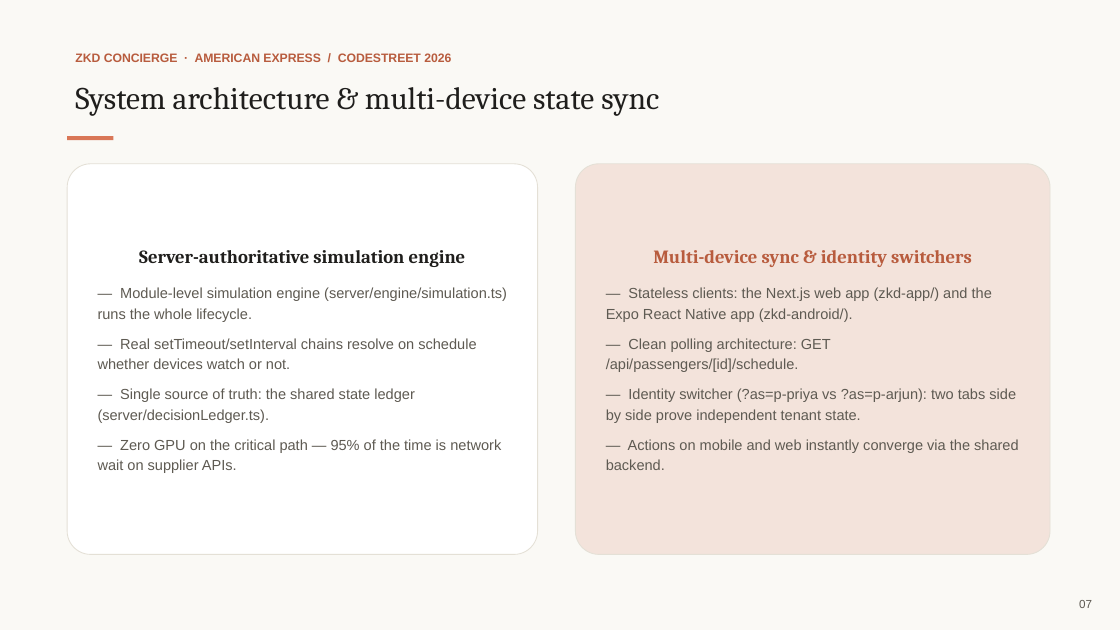
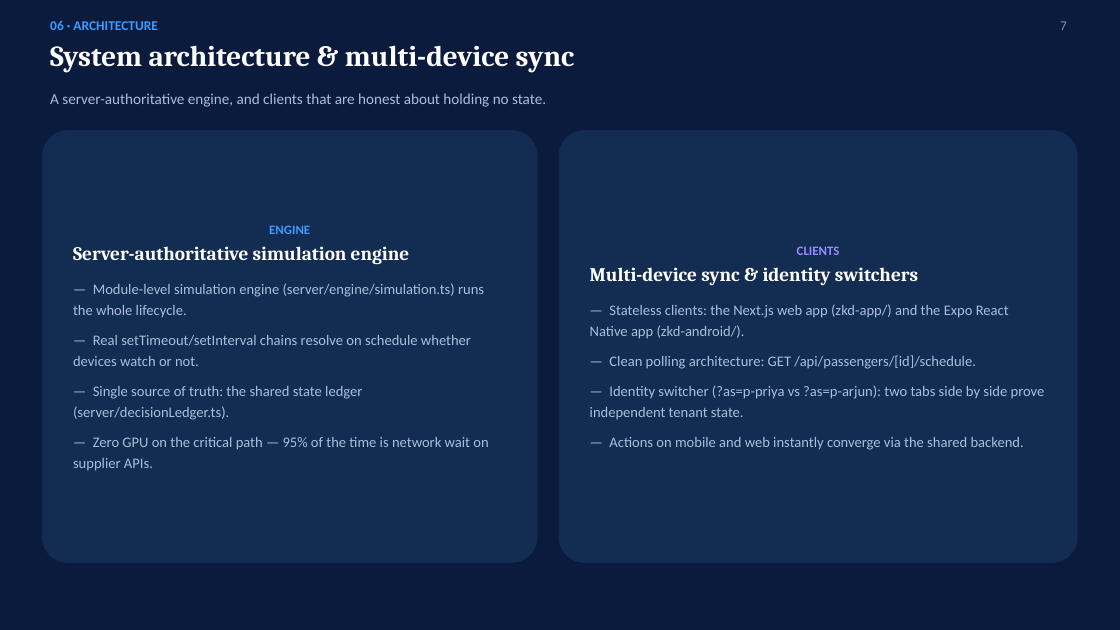
Before and after one commit to Krishna-529/amex-hackathon-2026, a slide deck: slide 7 of assets/deck/ZKD_Concierge_Codestreet_2026.pptx. Drawn at 1120x630 pixels with LibreOffice and Linux fonts; fonts in the diff are those of the drawing. Boxes give left, top, right and bottom in pixels: in the first picture for what was removed or moved away, otherwise in the second. Text is boxed around its words. In the diff, an @@ line names an element or a change of style, - is before the commit and + after.

Commit message:
Restyle pitch deck to match PPT.pptx's design system
Replace the earlier Claude-brand attempt with the team's own visual
language from assets/deck/PPT.pptx: deep navy background, electric-
blue accent (#3D9CFF), Cambria headlines over Calibri body copy, and
colored status labels (red/green/amber/purple) on flat card panels.
Content and slide structure are unchanged.

```diff
--- a/assets/deck/ZKD_Concierge_Codestreet_2026.pptx
+++ b/assets/deck/ZKD_Concierge_Codestreet_2026.pptx
@@ background #FFFFFF to #0A1B3D @@
@@ rectangle removed at [0,0,1120,630] @@
@@ text added at [50,21,157,30], 11.5 pt, text #3D9CFF, bold @@
+06 · ARCHITECTURE
@@ text added at [1060,21,1067,30], 11.5 pt, text #7B94BA @@
+7
@@ text at [50,45,575,73]: text changed; size 27 to 25 pt; text colour #1F1E1C to #FFFFFF; bold on @@
-System architecture & multi-device state sync
+System architecture & multi-device sync
@@ text removed at [75,53,451,62] @@
-ZKD CONCIERGE · AMERICAN EXPRESS / CODESTREET 2026
@@ text added at [50,93,546,107], 13 pt, text #A9BEDC @@
+A server-authoritative engine, and clients that are honest about holding no state.
@@ rounded rectangle "ENGINE": place and size @@
-rounded rectangle "ENGINE" at [67,164,538,555]
+rounded rectangle "ENGINE" at [42,130,538,563]
@@ rounded rectangle "ENGINE" at [42,130,538,563]: fill #FFFFFF to #132C52; outline #E4E0D6 0.75 pt to none @@
@@ rectangle removed at [67,136,113,140] @@
@@ rounded rectangle "CLIENTS": place and size @@
-rounded rectangle "CLIENTS" at [576,164,1050,555]
+rounded rectangle "CLIENTS" at [559,130,1078,563]
@@ rounded rectangle "CLIENTS" at [559,130,1078,563]: fill #F3E3DB to #132C52; outline #E4E0D6 0.75 pt to none @@
@@ text in rounded rectangle at [269,225,310,234]: paragraph added @@
+ENGINE
@@ text in rounded rectangle at [73,246,488,471]: size 16 to 16.5 pt, text colour #1F1E1C to #FFFFFF in "Server-authoritative simulation engine"; font Arial to Calibri, text colour #5E5A52 to #A9BEDC in "— Module-level simulation engine (server/engine/simulation.t ...", "— Real setTimeout/setInterval chains resolve on schedule ...", "— Single source of truth: the shared ...", "— Zero GPU on the critical path ..."; alignment centre to left; less space between paragraphs; line spacing 1.18 to 1.2 @@
@@ text in rounded rectangle at [590,267,1045,450]: size 16 to 16.5 pt, text colour #B85C3E to #FFFFFF in "Multi-device sync & identity switchers"; font Arial to Calibri, text colour #5E5A52 to #A9BEDC in "— Stateless clients: the Next.js web app ...", "— Clean polling architecture: GET /api/passengers/[id]/sched ...", "— Identity switcher (?as=p-priya vs ?as=p-arjun): two ...", "— Actions on mobile and web instantly ..."; alignment centre to left; less space between paragraphs; line spacing 1.18 to 1.2 @@
@@ text in rounded rectangle at [797,246,840,255]: paragraph added @@
+CLIENTS
@@ text removed at [1079,600,1092,608] @@
-07
```
Also in this commit, not shown: 9 other slides changed, 1 other file.
